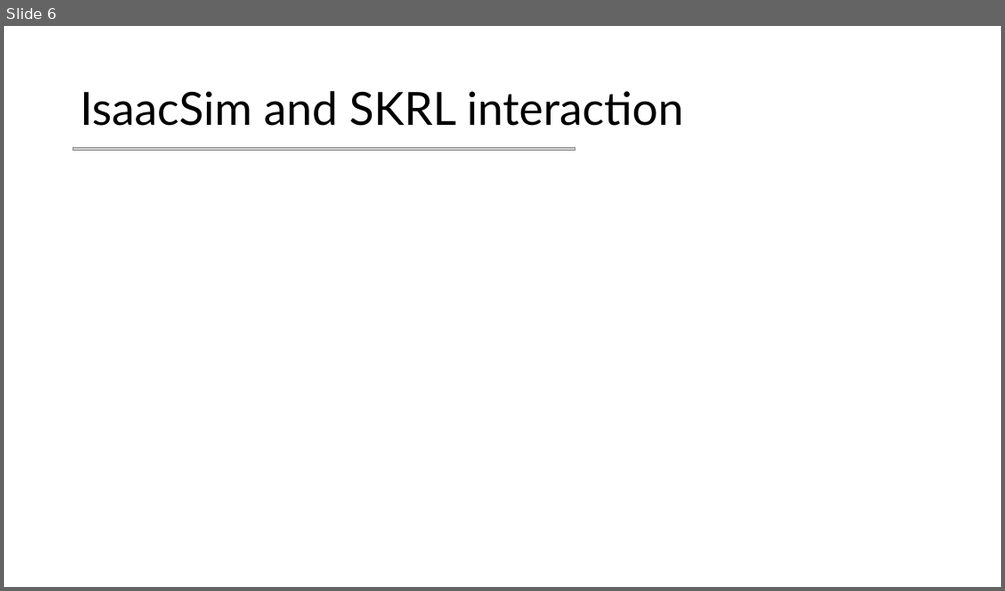
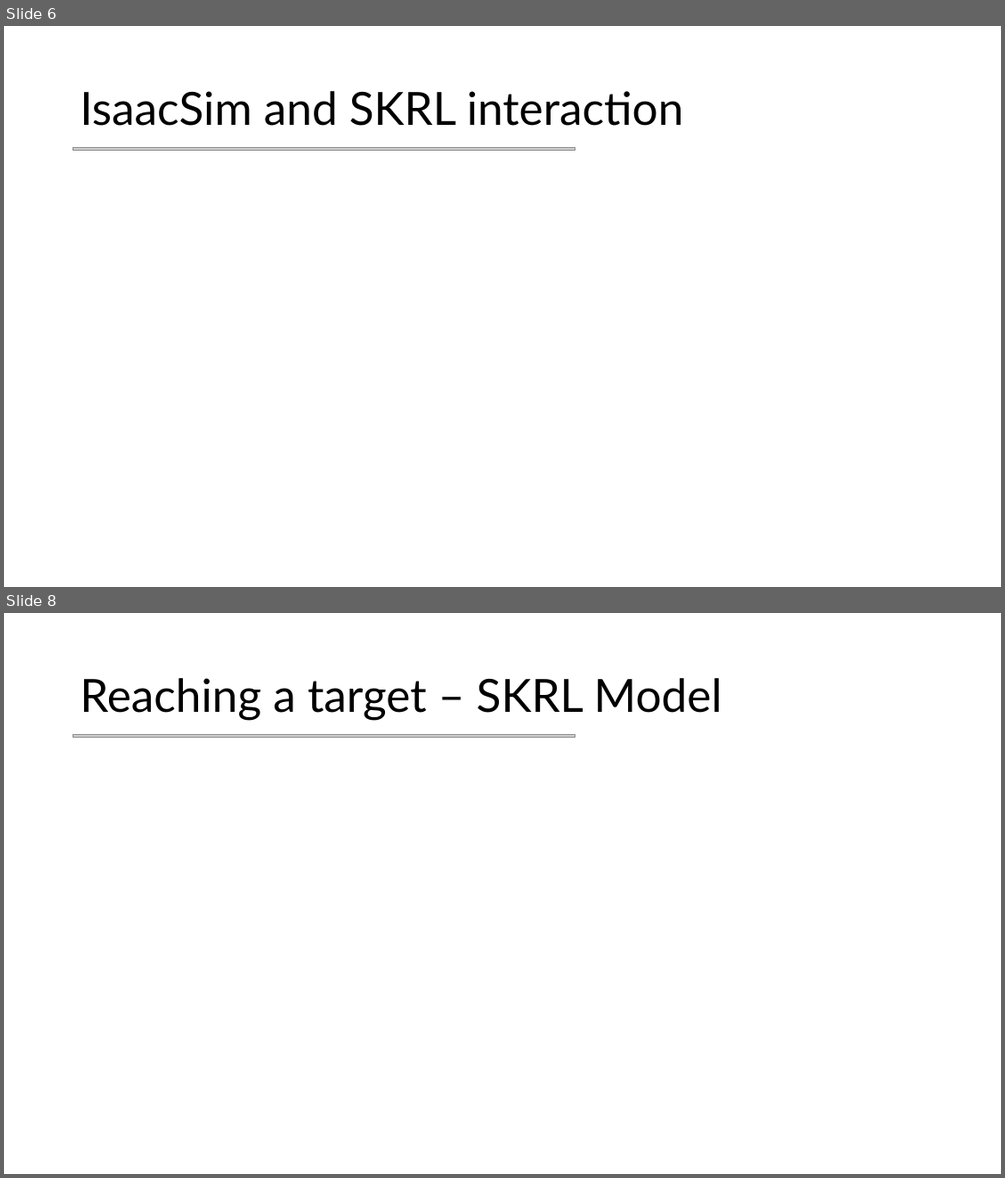
Before and after one commit to mettz/cps-project, a slide deck: Slides.pptx. Shown one above the other, each under a label of ours: slide 6 before the commit, slides 6 and 8 after it; the slides between them are not shown. The pictures are 1005x591 and 1005x1178 pixels, drawn with LibreOffice and Linux fonts; fonts in the diff are those of the drawing; grey boxes stand for pictures. Boxes give left, top, right and bottom in pixels: in the first picture for what was removed or moved away, otherwise in the second. Text is boxed around its words. In the diff, an @@ line names an element or a change of style, - is before the commit and + after.

```diff
--- a/Slides.pptx
+++ b/Slides.pptx
@@ slide 8 added at <box>4,613,1001,1174</box>, background #FFFFFF @@
@@ title added at <box>80,678,722,720</box>, 44 pt, text #000000 @@
+Reaching a target – SKRL Model
@@ picture added at <box>73,735,575,738</box> @@
```
Also in this commit, not shown: 4 other slides added, 2 other files.
